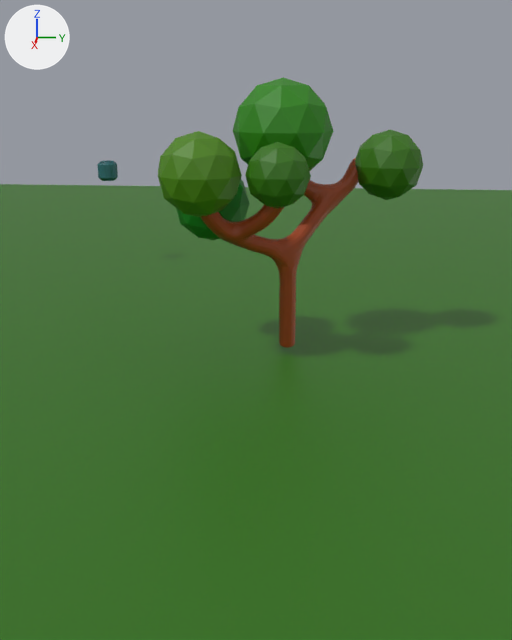
One commit to the Blender file scenes/entireSceneNoGrass.blend: the scene before it, then after it.
Rendered twice from a 50 mm camera at (29.1, 0.1, 7.0) aimed at (5.4, -2.1, -0.6). The axes (+X, +Y, +Z) are drawn at upper left. The lights are the same throughout.

In view in the first picture: 'Plane', 'leaves', 'trunk', 'waterVessel'.
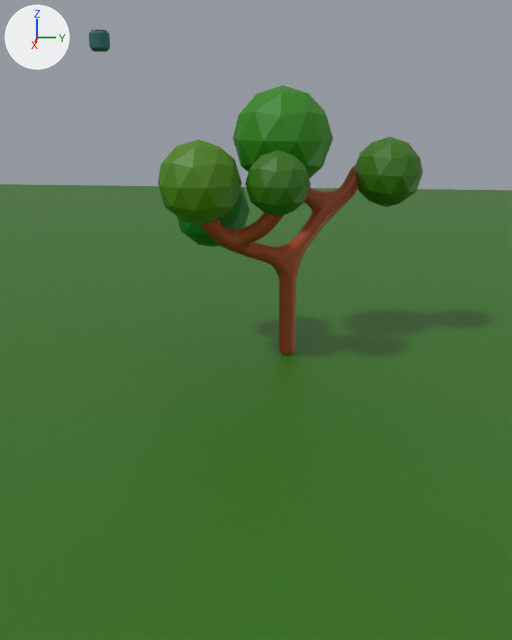
The edits, one by one:
Object 'waterVessel' (ob_watervessel) moves from (-1.0, -9.0, 3.81) to (-1.0, -9.0, 8.99).
Object 'leaves' (ob_leaves) moves from (11.0, -3.0, 5.0) to (11.0, -3.0, 4.8).
Object 'trunk' (ob_trunk) moves from (8.0, 0.0, 0.0) to (8.0, 0.0, -0.2).

Boxes (x1, y1, x2, y2) around the edits, measured in the pictures (512 x 640 px):
'leaves', moved
    before: (158, 77, 423, 240)
    after: (158, 85, 423, 247)
'trunk', moved
    before: (200, 158, 358, 348)
    after: (201, 165, 358, 354)
'waterVessel', moved
    before: (97, 161, 118, 181)
    after: (89, 30, 110, 52)
